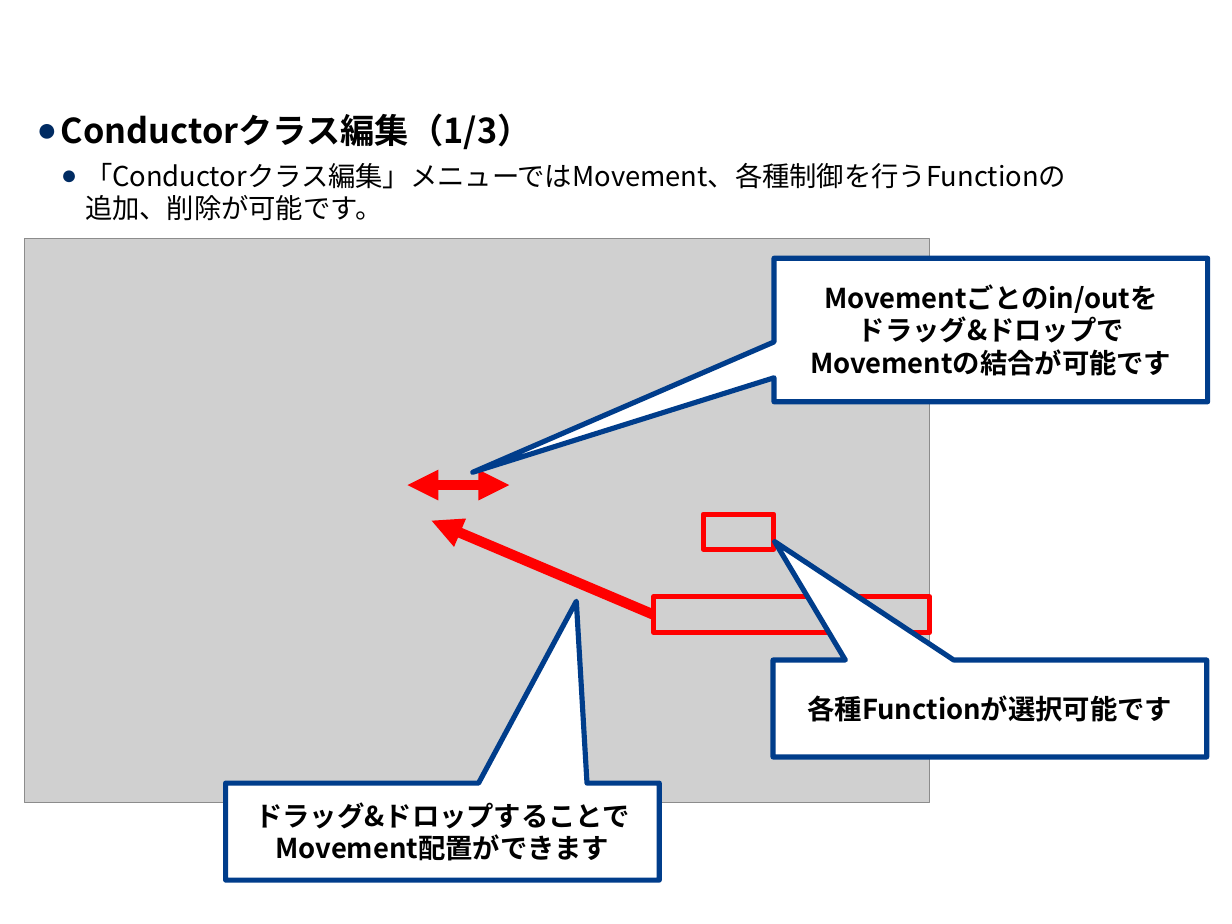
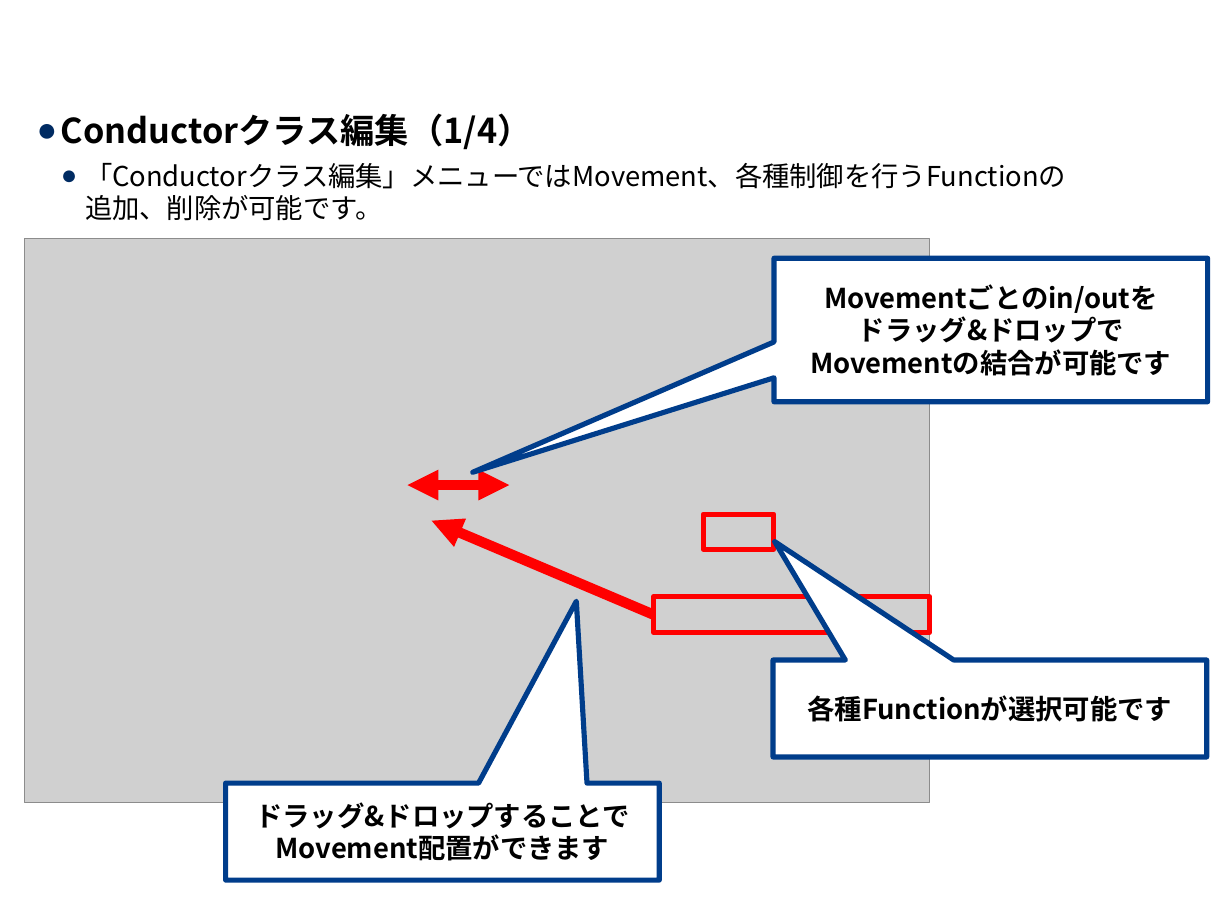
Before and after one commit to exastro-suite/it-automation-docs, a slide deck: slide 9 of asset/Learn_ja/ITA-Conductor_ja.pptx. Drawn at 1232x924 pixels with LibreOffice and Linux fonts; fonts in the diff are those of the drawing; grey boxes stand for pictures; background and template pictures are left out. Boxes give left, top, right and bottom in pixels: in the first picture for what was removed or moved away, otherwise in the second. Text is boxed around its words. In the diff, an @@ line names an element or a change of style, - is before the commit and + after.

```diff
--- a/asset/Learn_ja/ITA-Conductor_ja.pptx
+++ b/asset/Learn_ja/ITA-Conductor_ja.pptx
@@ text at (61, 113, 532, 150): text changed @@
-● Conductorクラス編集（1/3）
+● Conductorクラス編集（1/4）
```
Also in this commit, not shown: 11 other slides changed, 1 slide added.
